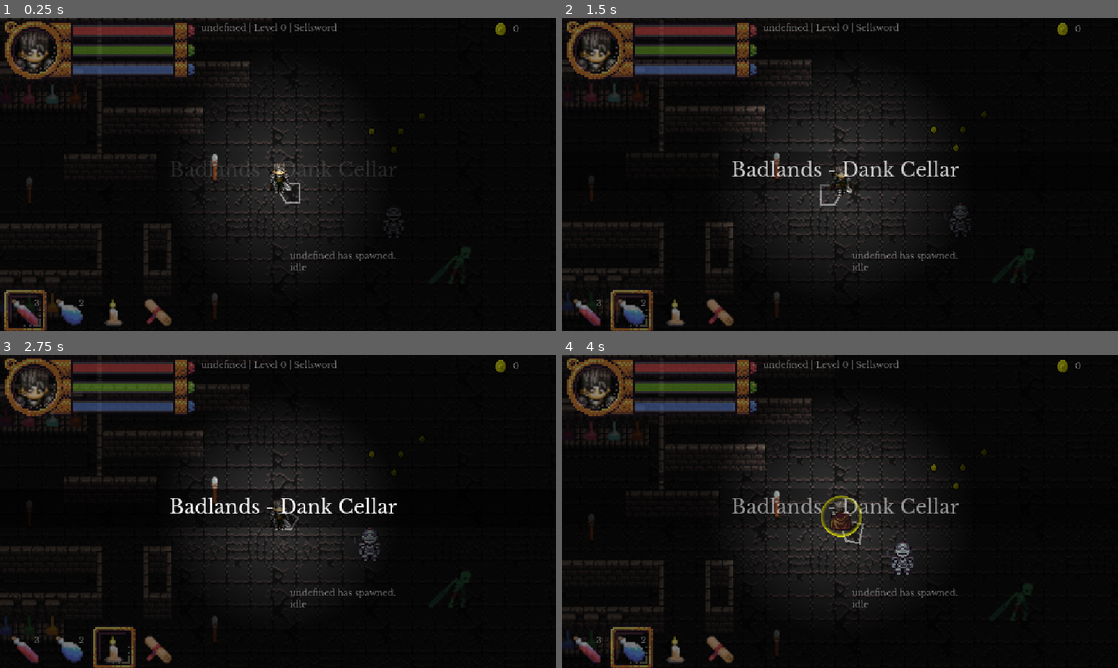
Above: before the commit, frames 1-4 (two rows, left to right).
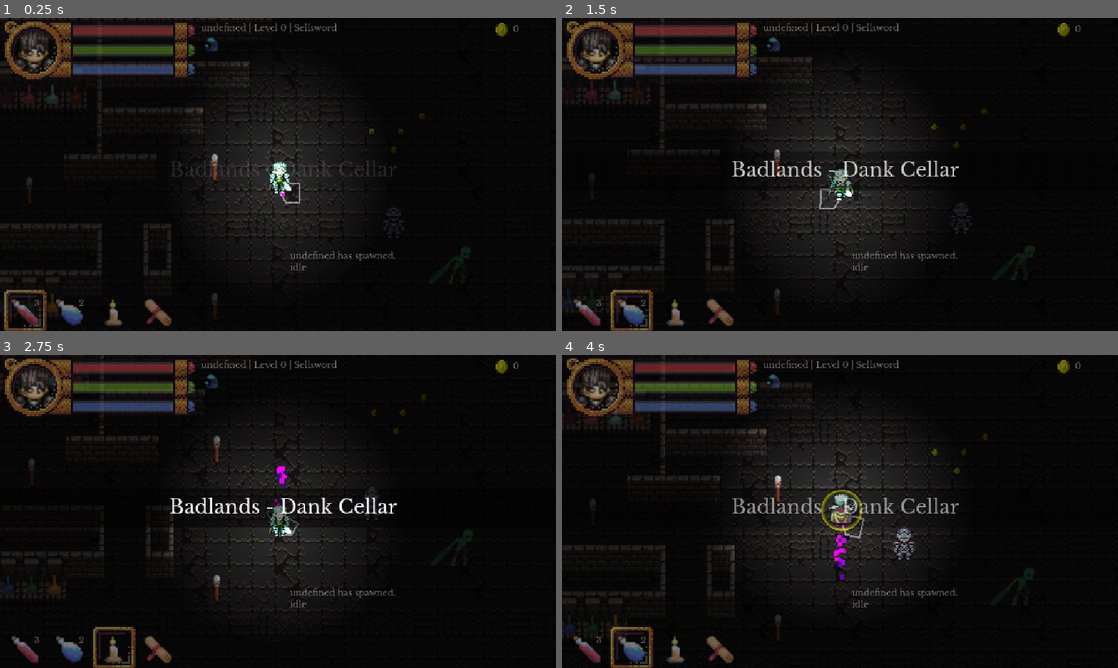
Above: after the commit, the same moments.

Repository: bbm-games/dankcryptic
Game: Godot game, scene res://game.tscn
Same seed, same stepped clock (60 frames per second), same inputs: the game is played once before the commit and once after it. This scene is started directly instead of the project's main scene.
Inputs (mouse positions are in pixels of both pictures, inside the frame that each line leads up to):
- Up to frame 1 (0.25 s): no input
- Up to frame 2 (1.5 s): move the mouse to (962, 158) at 0.52 s; press the mouse at (962, 158) at 0.53 s; hold Right (item_right) 0.53-1.28 s; right-click (962, 158) at 0.8 s; move the mouse to (728, 190) at 1.27 s; release the mouse at (728, 190) at 1.28 s; hold S (walk_down) from 1.28 s (still down); right-click (728, 190) at 1.35 s
- Up to frame 3 (2.75 s): tap E (chat) at 1.55 s; move the mouse to (333, 442) at 2.02 s; release S (walk_down) at 2.03 s; hold Right (item_right) from 2.03 s (still down); hold E (chat) from 2.03 s (still down); click (333, 442) at 2.3 s
- Up to frame 4 (4 s): move the mouse to (812, 574) at 2.77 s; release Right (item_right) at 2.78 s; release E (chat) at 2.78 s; hold W (walk_up) 2.78-3.53 s; click (812, 574) at 2.85 s; right-click (812, 574) at 3.05 s; move the mouse to (1006, 558) at 3.52 s; hold Left (item_left) from 3.53 s (still down); hold Right mouse button (block) from 3.53 s (still down); tap E (chat) at 3.8 s

The runs differ from the first frame. In frame 1, 0.4% of the frame differs, in the area x 36-92%, y 1-57%; in frame 2, 3.3%; in frame 3, 4.1%; in frame 4, 5.3%, in the area x 0-92%, y 0-96%.

Commit message:
added better player damage indication

Diff:
--- a/game.gd
+++ b/game.gd
@@ -50,6 +50,10 @@
 var block_held = false
 var attack_held = false
 var block_held_t_interval = 0
+var just_took_damage = false
+var just_took_partial_damage = false
+var damage_highlight_time = 0
+var damage_partial_highlight_time = 0
 
 var time_passed = 0.0
 var playerAnimationPlayer
@@ -869,7 +873,21 @@
 
 	# other status effect applications
 	# by default turn their effects off
-	player_sprite.modulate = Color(0.18,0.18,0.18,1)
+		# make the player transiently red if attacked
+	if just_took_damage:
+		damage_highlight_time += delta
+		player_sprite.modulate = Color(1,0.18,0.18,1)
+		if damage_highlight_time > 0.3:
+			damage_highlight_time = 0
+			just_took_damage = false
+	elif just_took_partial_damage:
+		damage_partial_highlight_time += delta
+		player_sprite.modulate = Color(0.30,0.18,0.18,1)
+		if damage_partial_highlight_time > 0.3:
+			damage_partial_highlight_time = 0
+			just_took_partial_damage = false
+	else:
+		player_sprite.modulate = Color(0.18,0.18,0.18,1)
 	player_body.get_node("trail").set_emitting(false)
 	player_body.get_node("FireColorRect").hide()
 	if player_data['statuses']["confused"] >= 1:
@@ -878,19 +896,19 @@
 	else:
 		confused = false
 		player_body.get_node("confusionOverlay").hide()
-	if player_data['statuses']["drenched"] >= 1:
+	if player_data['statuses']["drenched"] >= 1 and not just_took_damage and not just_took_partial_damage:
 		player_sprite.modulate = Color(0.37,0.62,0.63,1)
 		if last_walk_up_held:
-			collision_data = player_body.move_and_collide((Vector2(rng.randf_range(-1,1), -1).normalized()) * 2 * speed)
+			collision_data = player_body.move_and_collide((Vector2(rng.randf_range(-1,1), -1).normalized()) * 2 * base_speed * delta)
 		if last_walk_down_held:
-			collision_data = player_body.move_and_collide((Vector2(rng.randf_range(-1,1), 1).normalized()) * 2 * speed)
+			collision_data = player_body.move_and_collide((Vector2(rng.randf_range(-1,1), 1).normalized()) * 2 * base_speed * delta)
 		if last_walk_left_held:
-			collision_data = player_body.move_and_collide((Vector2(-1, rng.randf_range(-1,1)).normalized()) * 2 * speed)
+			collision_data = player_body.move_and_collide((Vector2(-1, rng.randf_range(-1,1)).normalized()) * 2 * base_speed * delta)
 		if last_walk_right_held:
-			collision_data = player_body.move_and_collide((Vector2(1, rng.randf_range(-1,1)).normalized()) * 2 * speed)
+			collision_data = player_body.move_and_collide((Vector2(1, rng.randf_range(-1,1)).normalized()) * 2 * base_speed * delta)
 		player_body.get_node("trail").get_process_material().set_color(Color(0.37,0.62,0.63,1))
 		player_body.get_node("trail").set_emitting(true)
-	if player_data['statuses']["poisoned"] >= 1:
+	if player_data['statuses']["poisoned"] >= 1 and not just_took_damage and not just_took_partial_damage:
 		# make purple hue on sprite
 		player_sprite.modulate = Color(1,0,1)
 	if player_data['statuses']["burned"] >= 1:
--- a/lore/lore.json
+++ b/lore/lore.json
@@ -19,7 +19,7 @@
 	  "statuses":{
 		 "poisoned":0.4,
 		 "burned":0.5,
-		 "drenched":0.5,
+		 "drenched":1.5,
 		 "confused":0.3,
 		 "paralyzed":0.5,
 		 "bloodless":0.4
--- a/player.gd
+++ b/player.gd
@@ -16,6 +16,7 @@
 		main_game_node.subtractHealth(damage_val)
 		main_game_node.apply_shake(15)
 		get_node('clappedSoundPlayer').play()
+		main_game_node.just_took_damage = true
 	else:
 		get_node('deflectSoundPlayer').play()
 		if main_game_node.block_held_t_interval < 0.2: # deflection window
@@ -30,6 +31,4 @@
 			if frac > 1:
 				frac = 1
 			main_game_node.subtractHealth(int(frac * damage_val))
-
-func _physics_process(delta):
-	pass
+			main_game_node.just_took_partial_damage = true
